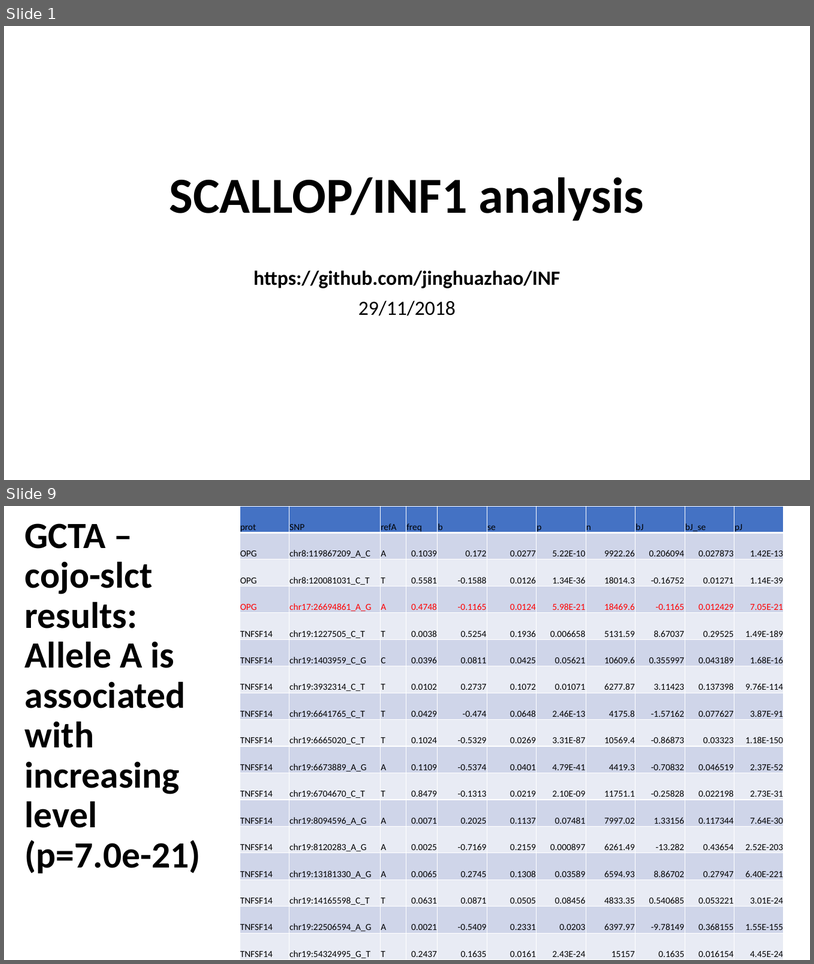
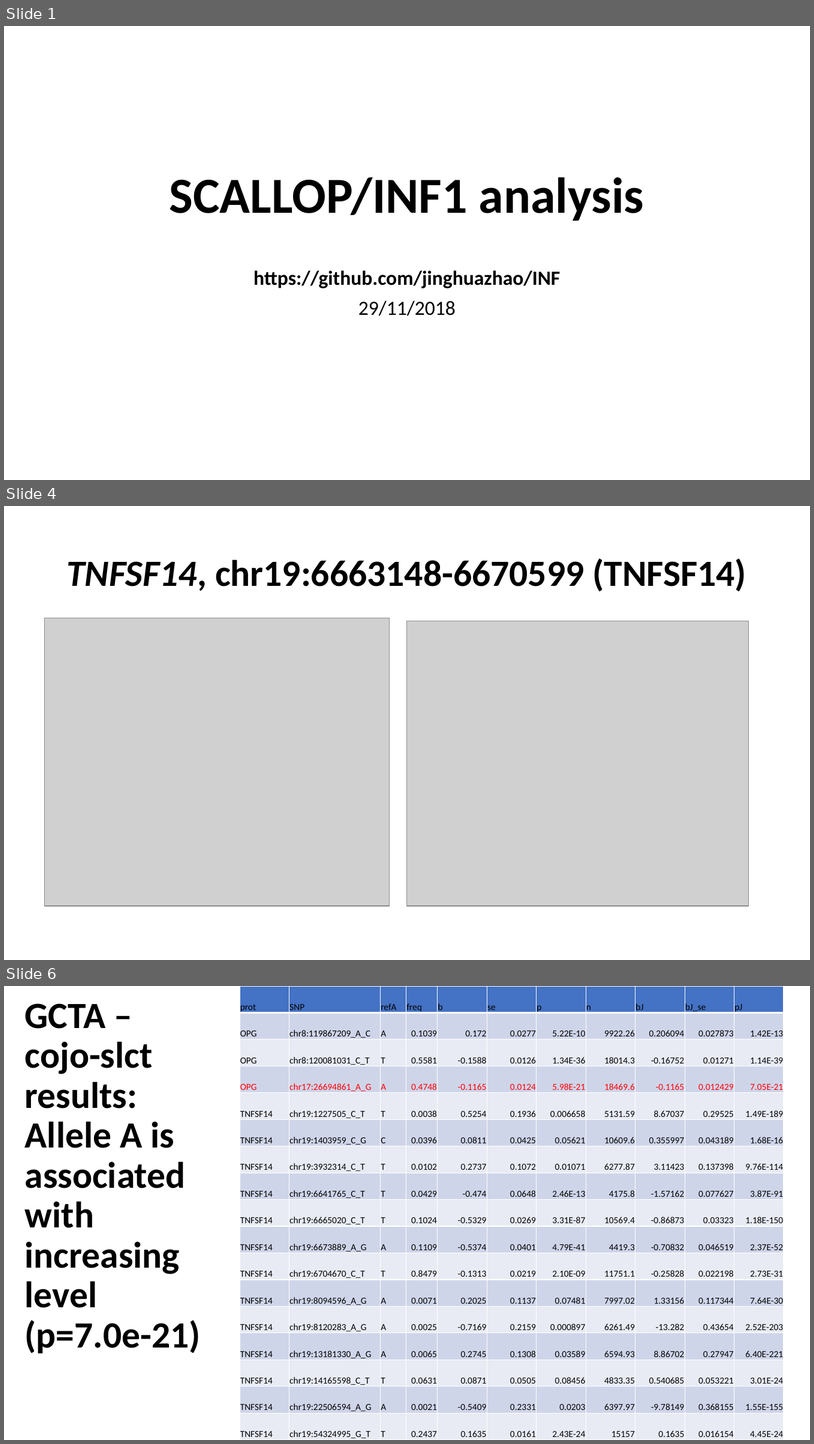
Before and after one commit to jinghuazhao/INF, a slide deck: doc/SCALLOP_INF1-291118.pptx. Shown one above the other, each under a label of ours: slides 1 and 9 before the commit, slides 1, 4 and 6 after it; the slides between them are not shown. The pictures are 814x964 and 814x1444 pixels, drawn with LibreOffice and Linux fonts; fonts in the diff are those of the drawing; grey boxes stand for pictures. Boxes give left, top, right and bottom in pixels: in the first picture for what was removed or moved away, otherwise in the second. Text is boxed around its words. In the diff, an @@ line names an element or a change of style, - is before the commit and + after.

```diff
--- a/doc/SCALLOP_INF1-291118.pptx
+++ b/doc/SCALLOP_INF1-291118.pptx
@@ slide 4 added at box(4, 506, 810, 960), background #FFFFFF @@
@@ title added at box(66, 558, 746, 591), 44 pt, text #000000, bold @@
+TNFSF14, chr19:6663148-6670599 (TNFSF14)
@@ picture added at box(45, 618, 390, 906) @@
@@ picture added at box(408, 621, 749, 906) @@
@@ what was slide 9 is now slide 6 @@
```
Also in this commit, not shown: 3 slides changed, 2 other slides added, 5 slides removed.
